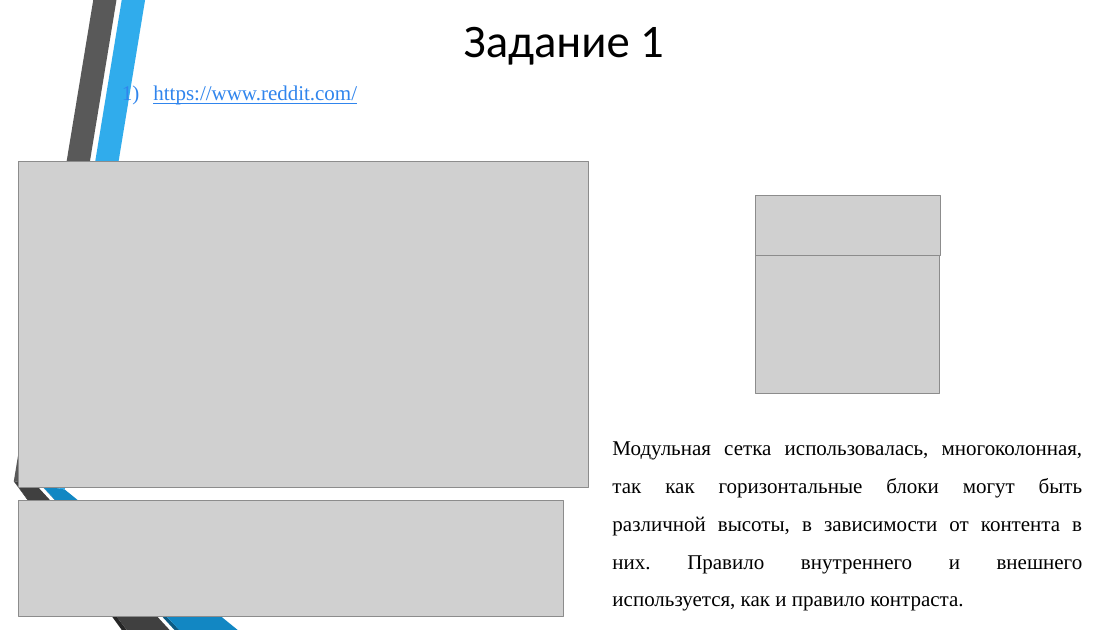
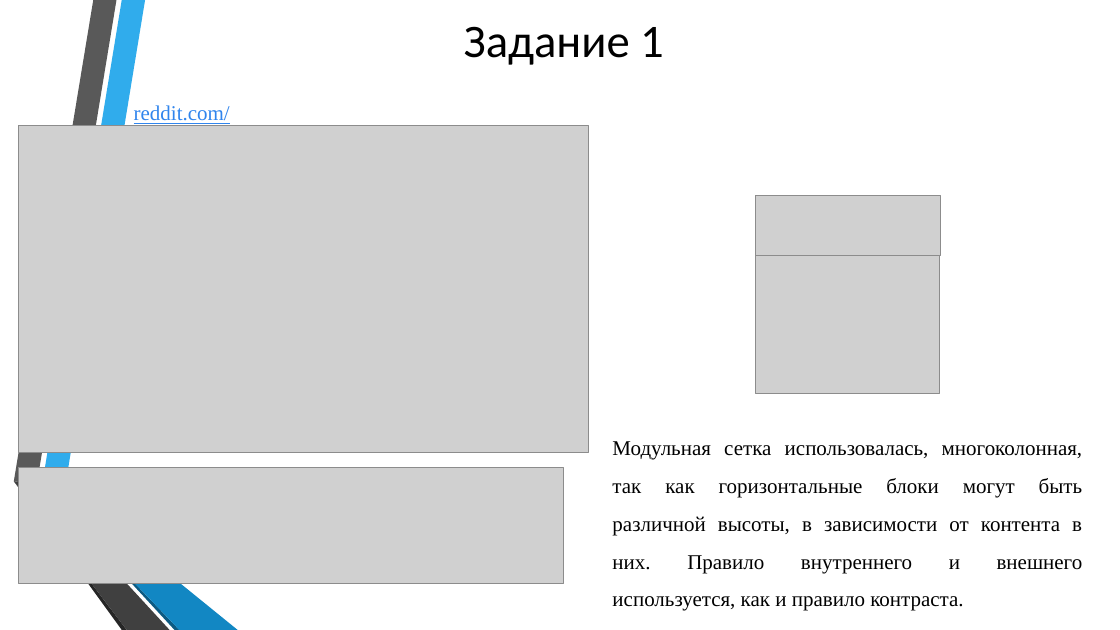
Before and after one commit to snoopdoggy322/magistr, a slide deck: slide 2 of дизайн/3.pptx. Drawn at 1120x630 pixels with LibreOffice and Linux fonts; fonts in the diff are those of the drawing; grey boxes stand for pictures; background and template pictures are left out. Boxes give left, top, right and bottom in pixels: in the first picture for what was removed or moved away, otherwise in the second. Text is boxed around its words. In the diff, an @@ line names an element or a change of style, - is before the commit and + after.

```diff
--- a/дизайн/3.pptx
+++ b/дизайн/3.pptx
@@ text at [134, 105, 230, 124]: text changed @@
-1) https://www.reddit.com/
+reddit.com/
@@ picture: place and size @@
-picture at [18, 161, 588, 488]
+picture at [18, 126, 588, 453]
@@ picture: place and size @@
-picture at [18, 501, 565, 616]
+picture at [18, 468, 565, 583]
```
Also in this commit, not shown: 2 other slides changed, 1 slide added, 1 slide removed, 2 other files.
